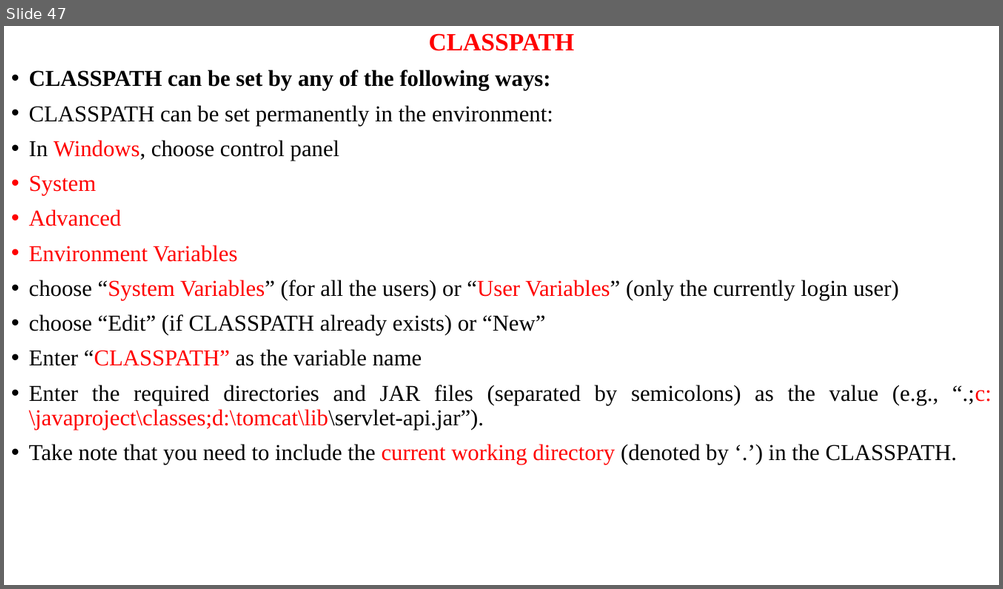
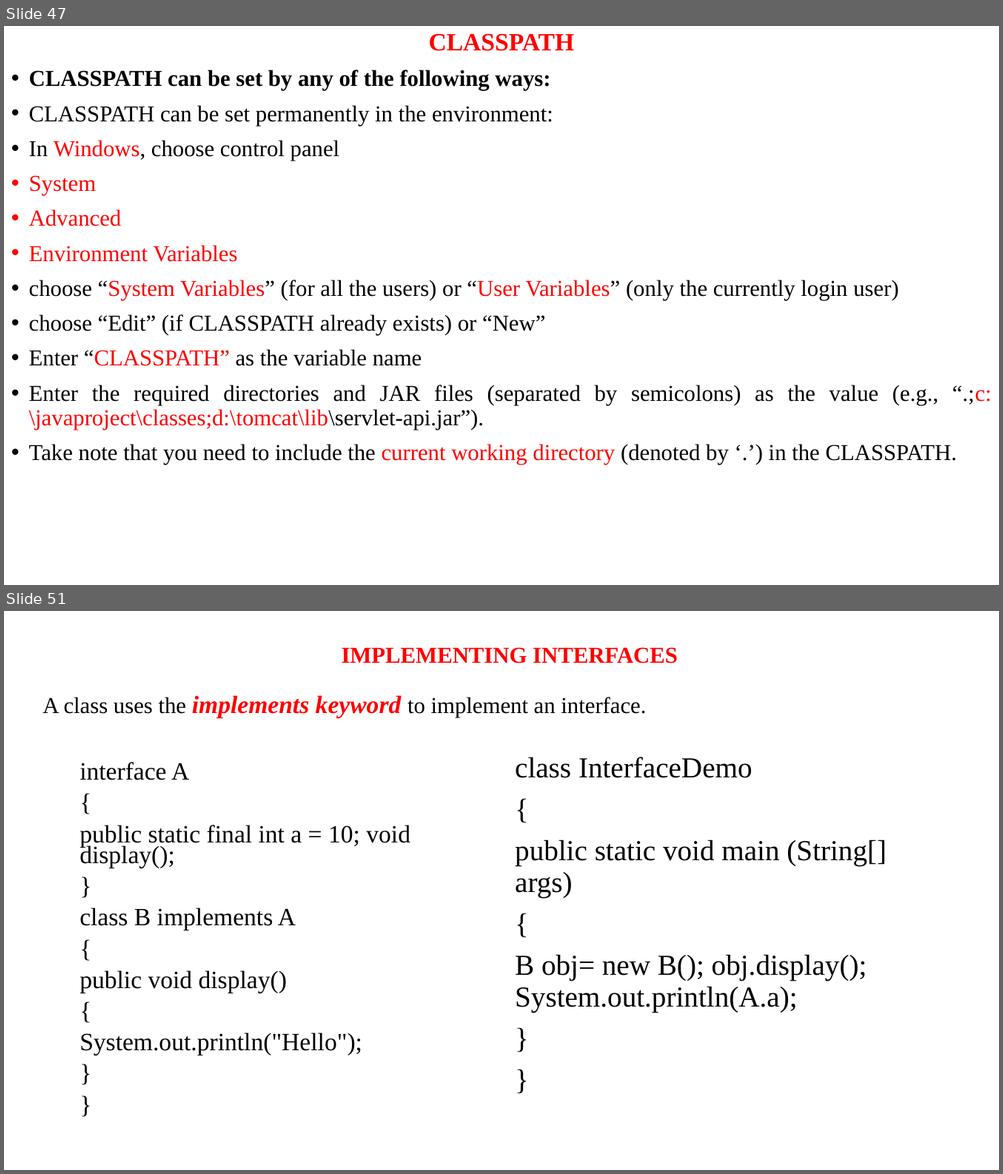
Before and after one commit to anvesh1987/Java-Programs-CSE-G, a slide deck: UNIT –II.ppt. Shown one above the other, each under a label of ours: slide 47 before the commit, slides 47 and 51 after it; the slides between them are not shown. The pictures are 1003x589 and 1003x1174 pixels, drawn with LibreOffice and Linux fonts; fonts in the diff are those of the drawing. Boxes give left, top, right and bottom in pixels: in the first picture for what was removed or moved away, otherwise in the second. Text is boxed around its words. In the diff, an @@ line names an element or a change of style, - is before the commit and + after.

```diff
--- a/UNIT –II.ppt
+++ b/UNIT –II.ppt
@@ slide 51 added at (4, 611, 999, 1170), background #FFFFFF @@
@@ title added at (42, 647, 677, 718), 22 pt, text #FF0000, bold @@
+IMPLEMENTING INTERFACES
+A class uses the implements keyword to implement an interface.
@@ text added at (79, 762, 410, 1056), 24 pt, text #000000 @@
+interface A
+{
+public static final int a = 10; void display();
+}
+class B implements A
+{
+public void display()
+{
+System.out.println("Hello");
+}
+}
@@ text added at (515, 757, 886, 1012), 28 pt, text #000000 @@
+class InterfaceDemo
+{
+public static void main (String[] args)
+{
+B obj= new B(); obj.display(); System.out.println(A.a);
+}
+}
```
Also in this commit, not shown: 8 other slides added, 5 other files.
